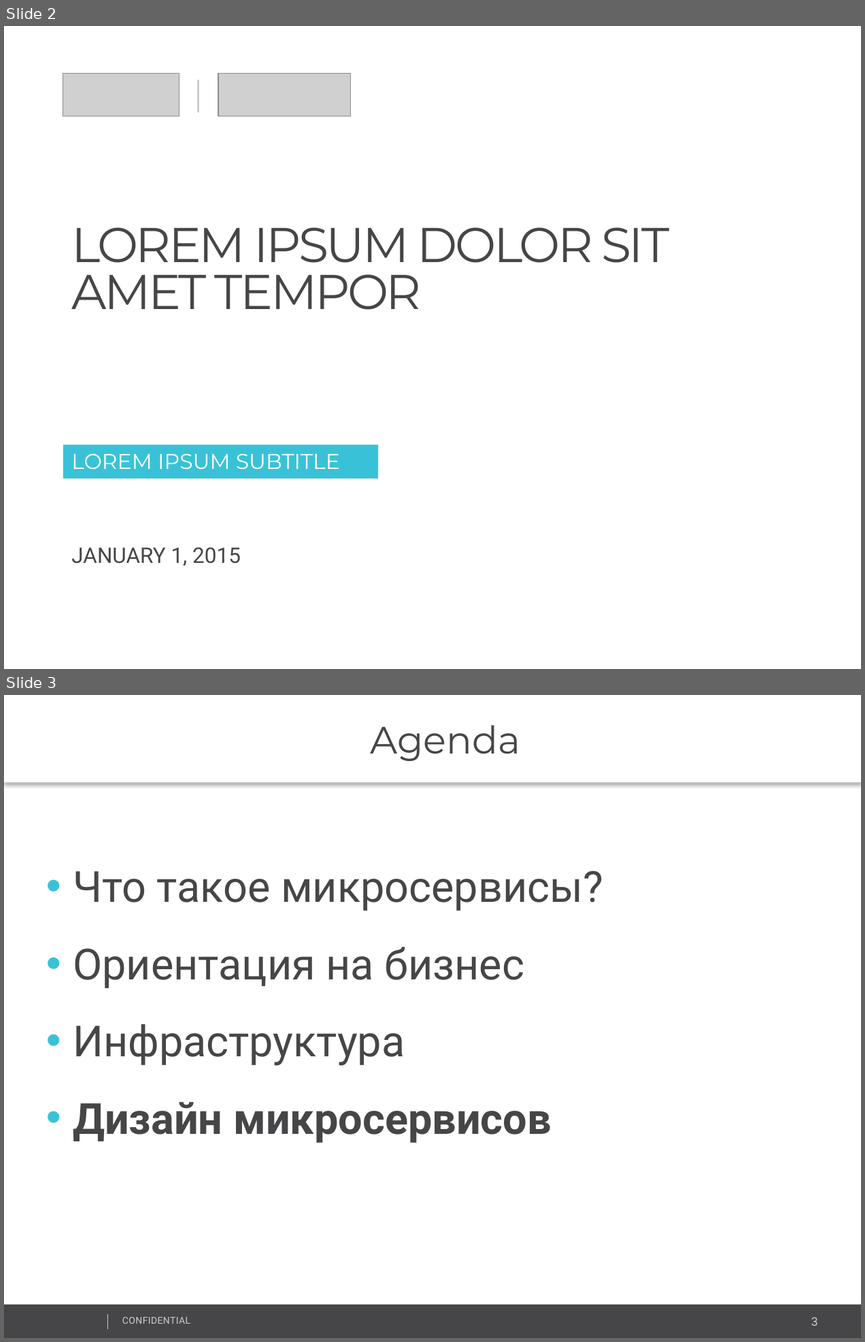
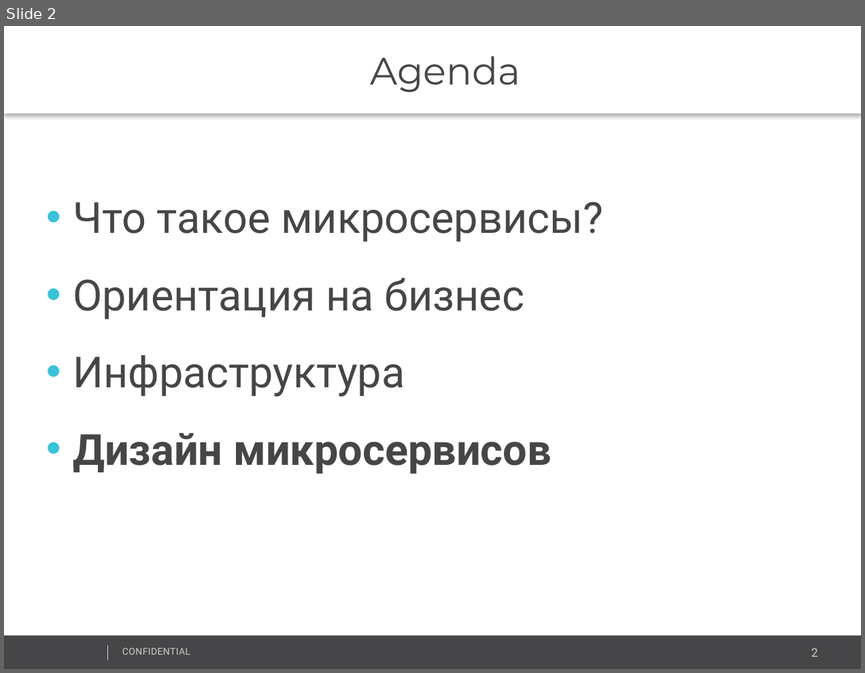
Before and after one commit to vitali-kviatkouski/personal, a slide deck: Microservices_Template.pptx. Shown one above the other, each under a label of ours: slides 2 and 3 before the commit, slide 2 after it. The pictures are 865x1342 and 865x673 pixels, drawn with LibreOffice and Linux fonts; fonts in the diff are those of the drawing; grey boxes stand for pictures; background and template pictures are left out. Boxes give left, top, right and bottom in pixels: in the first picture for what was removed or moved away, otherwise in the second. Text is boxed around its words. In the diff, an @@ line names an element or a change of style, - is before the commit and + after.

```diff
--- a/Microservices_Template.pptx
+++ b/Microservices_Template.pptx
@@ slide 2 removed at box(4, 26, 861, 669), background #FFFFFF @@
@@ picture removed at box(63, 73, 179, 116) @@
@@ line removed from (198, 79) to (198, 112) @@
@@ picture removed at box(218, 73, 350, 116) @@
@@ text removed at box(71, 227, 669, 310) @@
-LOREM IPSUM DOLOR SIT AMET TEMPOR
@@ text removed at box(63, 444, 379, 478) @@
-LOREM IPSUM SUBTITLE
@@ subtitle removed at box(71, 547, 241, 565) @@
-JANUARY 1, 2015
@@ what was slide 3 is now slide 2 @@
@@ page number at box(811, 648, 818, 656): text changed @@
-3
+2
```
Also in this commit, not shown: 5 slides changed, 1 slide added, 1 other slide removed.
